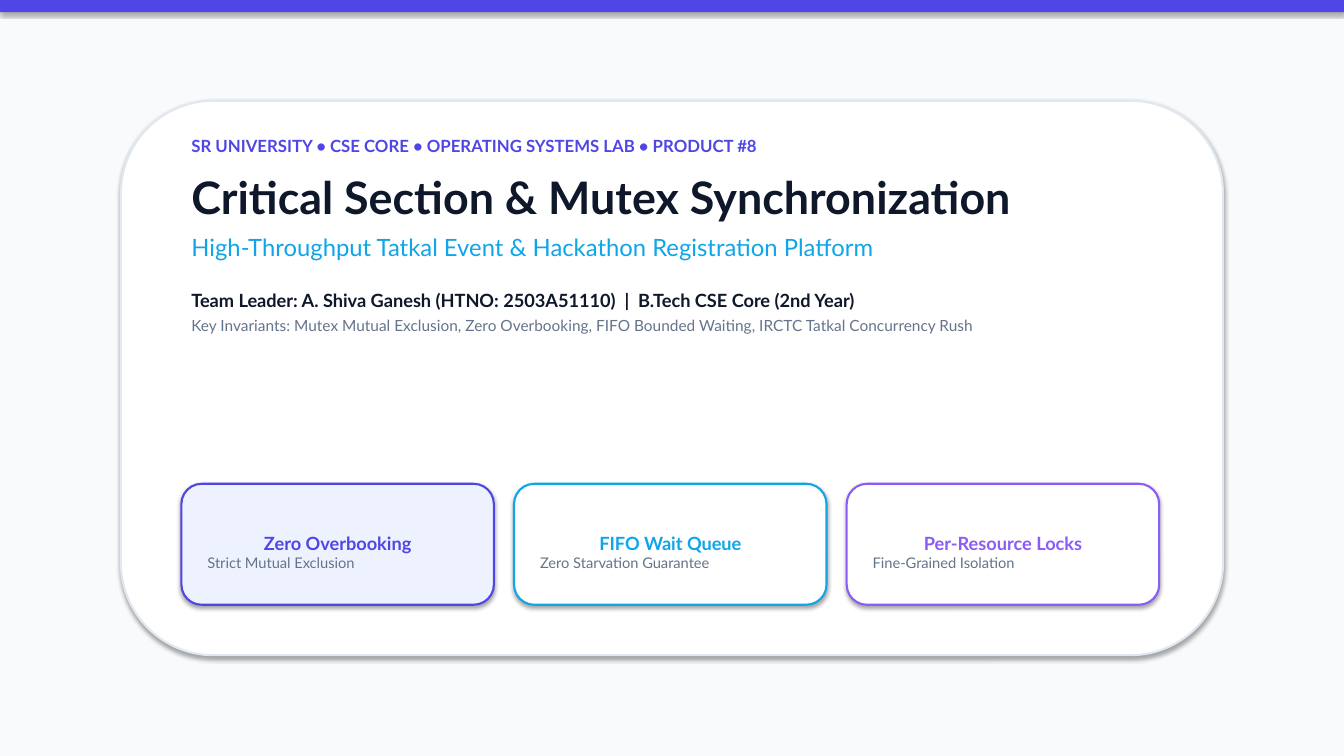
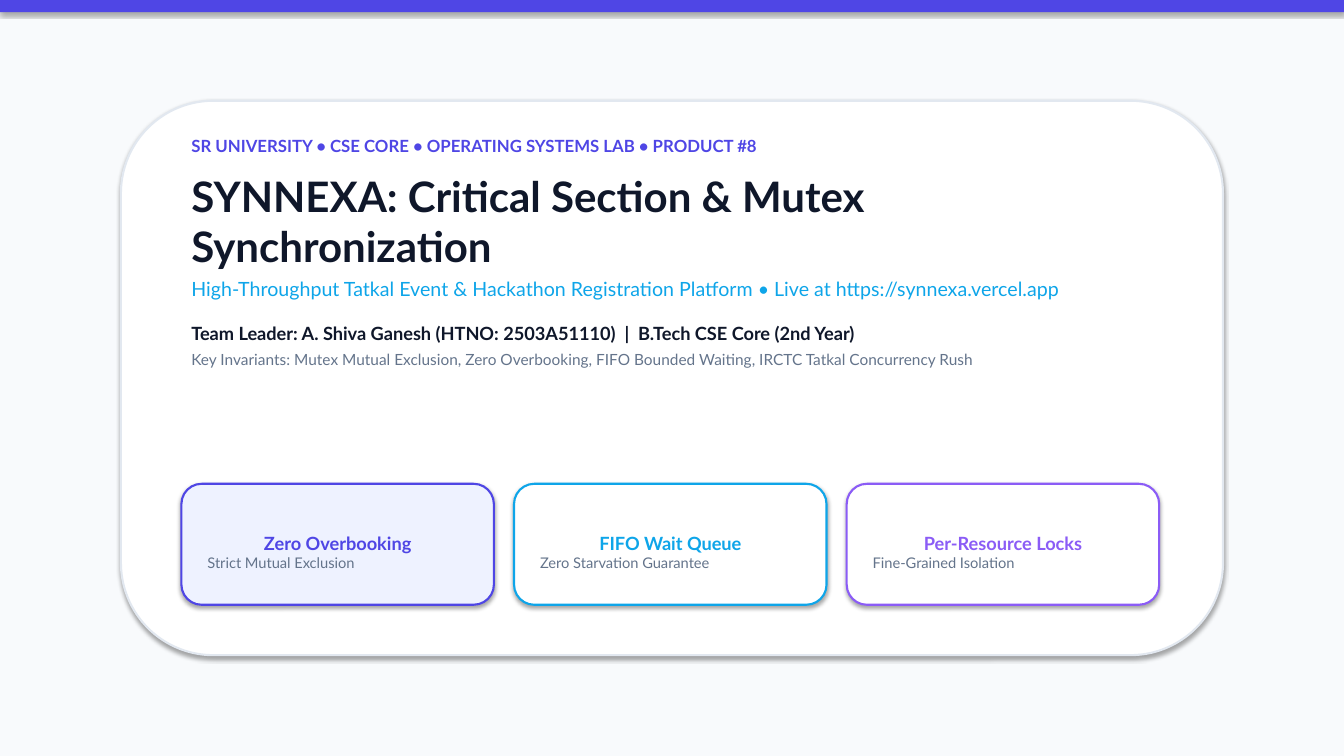
Before and after one commit to ShivaGanesh1080-ops/synnexa-os-concurrency, a slide deck: slide 1 of SyncReg_OS_Product8_Presentation.pptx. Drawn at 1344x756 pixels with LibreOffice and Linux fonts; fonts in the diff are those of the drawing. Boxes give left, top, right and bottom in pixels: in the first picture for what was removed or moved away, otherwise in the second. Text is boxed around its words. In the diff, an @@ line names an element or a change of style, - is before the commit and + after.

```diff
--- a/SyncReg_OS_Product8_Presentation.pptx
+++ b/SyncReg_OS_Product8_Presentation.pptx
@@ text at (x1=191, y1=180, x2=1059, y2=300): text changed; size 17 to 14 pt @@
-Critical Section & Mutex Synchronization
-High-Throughput Tatkal Event & Hackathon Registration Platform
+SYNNEXA: Critical Section & Mutex Synchronization
+High-Throughput Tatkal Event & Hackathon Registration Platform • Live at https://synnexa.vercel.app
```
Also in this commit, not shown: 2 other slides changed, 4 other files.
